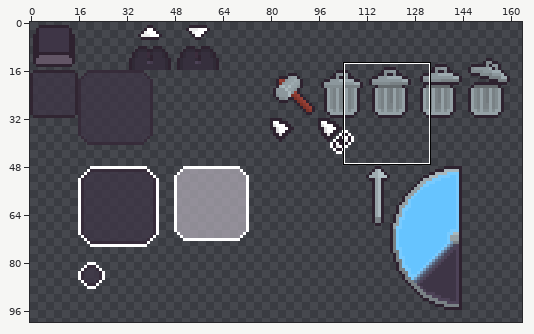
Sprite sheet: assets/Textures/UI.png. The first picture is a wide view before the edit; the outline marks the close-up.
Close-up. The starting point:
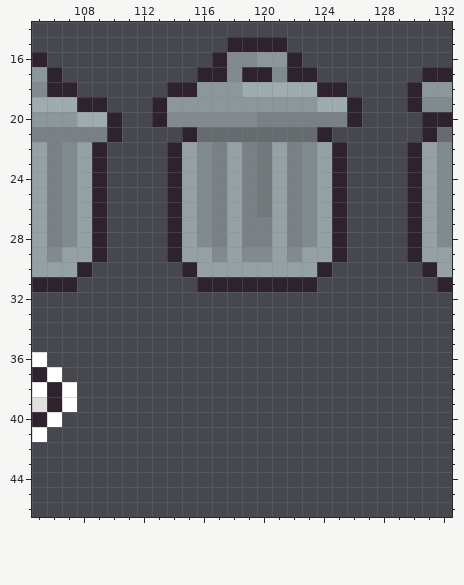
The file is 256x256 pixels. Colours within 5 levels of each other are drawn and written as one. Shown: x 105..132, y 14..46. The wide view leaves out empty margins.
The same view after the edit:
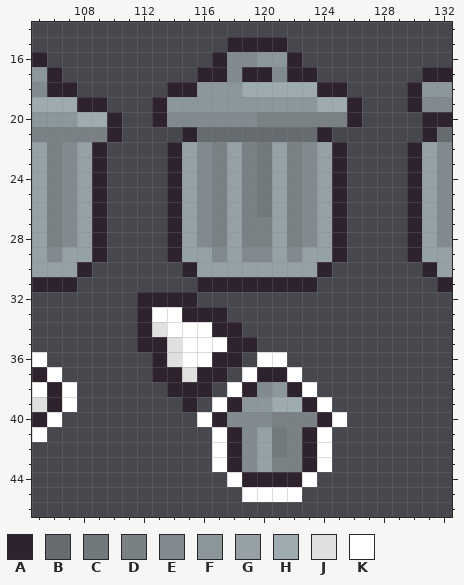
Palette (. is transparent): A #2e222f  B #656b6e  C #72797d  D #798185  E #818b8f  F #8c979c  G #95a1a6  H #9eabb0  J #e0e0e0  K #ffffff
From old to new:
y 32: x 112..115 .... -> AAAA
y 33: x 112..117 ...... -> AKKAAA
y 34: x 112..118 ....... -> AJKKKAA
y 35: x 112..119 ........ -> AAJKKKAA
y 36: x 113..118 ...... -> AJKKAA; x 120..121 .. -> KK
y 37: x 113..117 ..... -> AAJAA; x 119..122 .... -> KAAK
y 38: x 114..116 ... -> AAA; x 118..123 ...... -> KAEFAK
y 39: x 115 . -> A; x 117..124 ........ -> KAFFHHAK
y 40: x 116..125 .......... -> KAEEEDDDAK
y 41..42: x 117..124 ........ -> KAEGCDAK
y 43: x 117..124 ........ -> KAEGDDAK
y 44: x 118..123 ...... -> KAAAAK
y 45: x 119..122 .... -> KKKK
Boxes around the changes in both close-ups, in picture pixels (x1, y1, x2, y2):
added: (137, 292, 347, 502)
